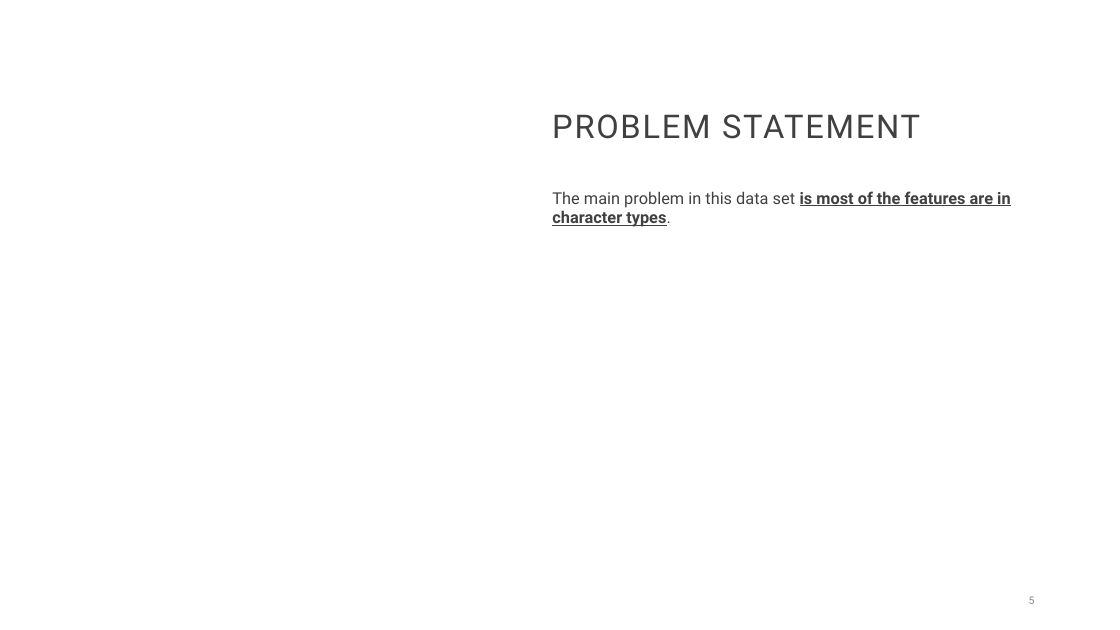
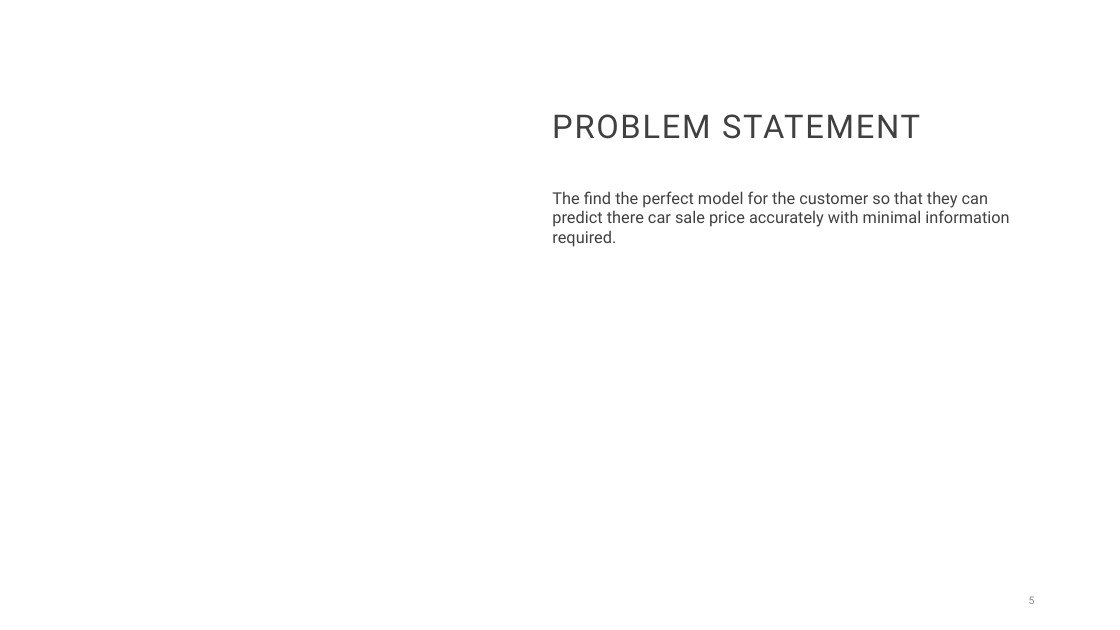
Before and after one commit to Hetansh-patel/used_car_price_prediction, a slide deck: slide 5 of Used Car price prediction.pptx. Drawn at 1120x630 pixels with LibreOffice and Linux fonts; fonts in the diff are those of the drawing; background and template pictures are left out. Boxes give left, top, right and bottom in pixels: in the first picture for what was removed or moved away, otherwise in the second. Text is boxed around its words. In the diff, an @@ line names an element or a change of style, - is before the commit and + after.

```diff
--- a/Used Car price prediction.pptx
+++ b/Used Car price prediction.pptx
@@ text at <box>552,191,1009,247</box>: text changed; bold off @@
-The main problem in this data set is most of the features are in character types.
+The find the perfect model for the customer so that they can predict there car sale price accurately with minimal information required.
```
Also in this commit, not shown: 4 other slides changed, 2 slides added, 6 slides removed.
